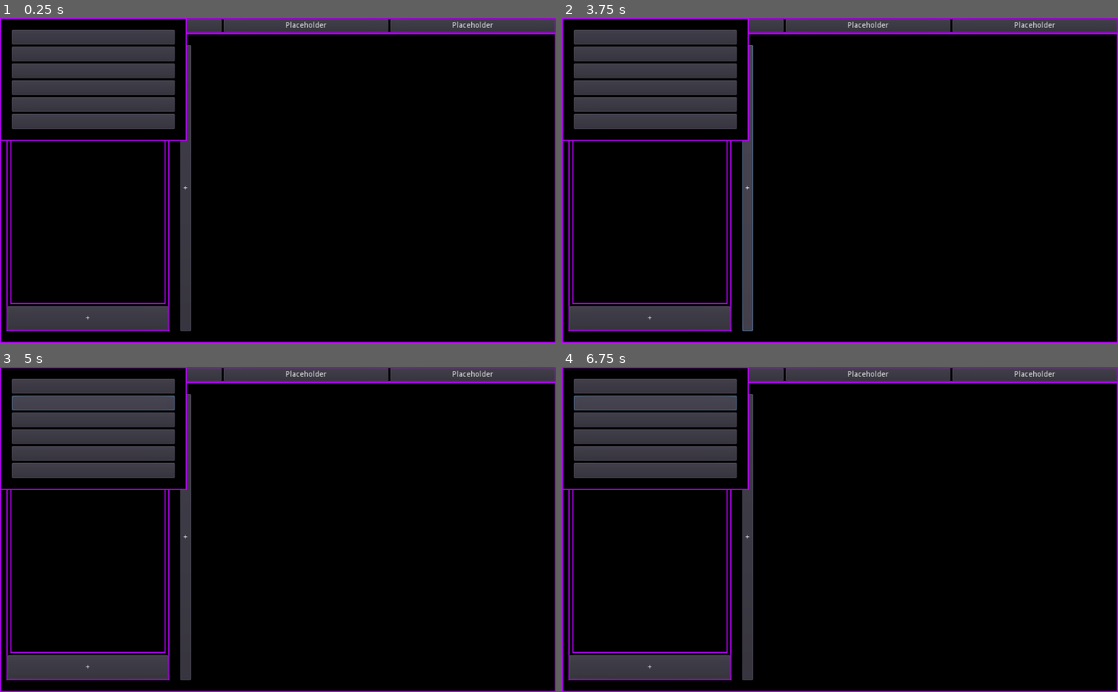
Above: before the commit, frames 1-4 (two rows, left to right).
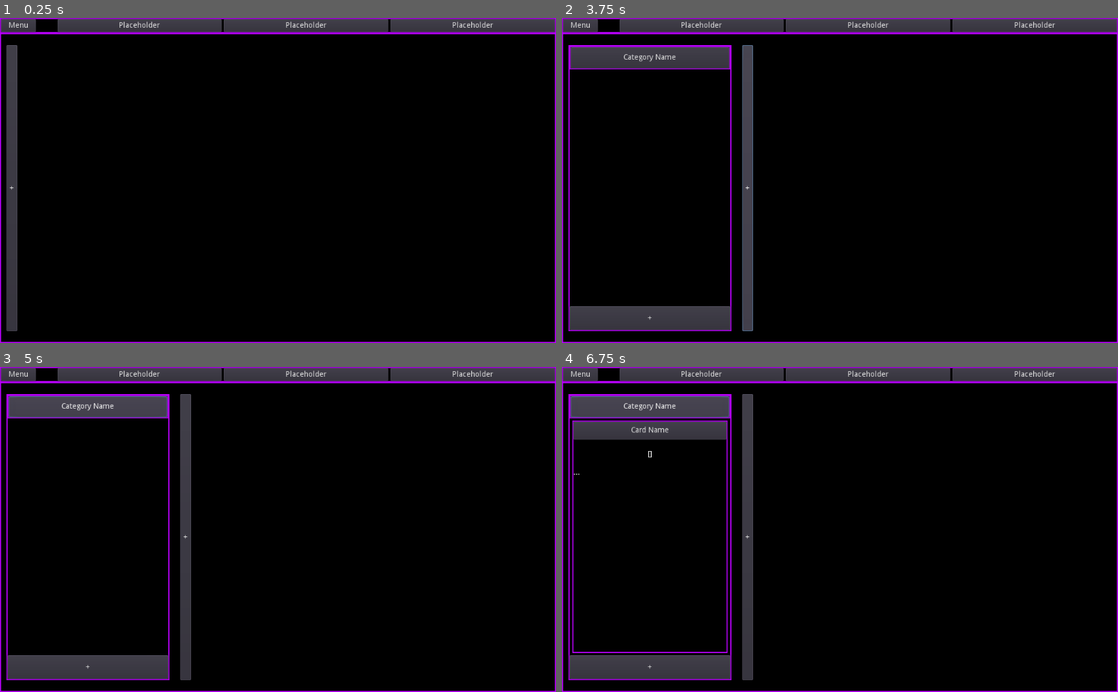
Above: after the commit, the same moments.

Repository: QueenOfSquiggles/cards-forever
Game: Godot game, scene res://Scenes/MainScreen.tscn
The game is run twice, just before and just after one commit, with the same random seed, the same clock (stepped at 60 frames per second) and the same inputs.
Inputs (mouse positions are in pixels of both pictures, inside the frame that each line leads up to):
- Up to frame 1 (0.25 s): no input
- Up to frame 2 (3.75 s): click "Menu" at 0.5 s; click "Placeholder" at 1.25 s; click "Placeholder" at 2 s; click "Placeholder" at 2.75 s; click "+" at 3.5 s
- Up to frame 3 (5 s): click "Category Name" at 4.25 s
- Up to frame 4 (6.75 s): click "+" at 5 s; click (656, 386) at 5.77 s; click (656, 402) at 6.52 s

The runs differ from the first frame. In frame 1, 14% of the frame differs, in the area x 0-35%, y 0-97%; in frame 2, 8.9%; in frame 3, 9.0%; in frame 4, 7.6%.

Commit message:
Project abandoned
final commit

Diff:
--- a/Scenes/CardPanel.gd
+++ b/Scenes/CardPanel.gd
@@ -6,10 +6,16 @@
 
 signal edit_pressed
 
+var data := {}
+
 func _ready() -> void:
 	lbl_title.connect("pressed", self, "emit_signal", ["edit_pressed"]) # pass button signal up a level
 
-func set_data(title : String, tags : Array, description : String) -> void:
-	lbl_title.text = title
-	lbl_tags.text = str(tags)
-	lbl_description.text = description
+func set_data(data : Dictionary) -> void:
+	self.data = data
+	lbl_title.text = data["name"]
+	lbl_tags.text = str(data["tags"])
+	lbl_description.text = data["description"]
+
+func get_index() -> int:
+	return data["index"]
--- a/Scenes/CategoryPanel.gd
+++ b/Scenes/CategoryPanel.gd
@@ -1,6 +1,7 @@
 extends PanelContainer
 
 export (NodePath) var card_list_path : NodePath
+export (PackedScene) var card_scene : PackedScene
 
 onready var title_button := $"VBoxContainer/CategoryHeader/CategoryTitle"
 
@@ -8,5 +9,37 @@
 signal edit_category_pressed(category_name)
 signal edit_card_pressed(category_name, card_name)
 
-func _ready() -> void:
-	pass
+var data := {}
+
+func set_category_data(data : Dictionary) -> void:
+	print("Creating panel with data ", data)
+	self.data = data
+	self.name = get_name()
+	var root := get_node(card_list_path)
+	for c in root.get_children():
+		root.remove_child(c)
+	var cards : Array = data["cards"]
+	for c in cards:
+		var card := card_scene.instance()
+		root.add_child(card)
+		card.set_data(c)
+	for c in root.get_children():
+		var i :int = c.get_index()
+		root.move_child(c, i)
+	title_button.text = get_name()
+
+func get_data() -> Dictionary:
+	return data
+
+func get_index() -> int:
+	return data["index"]
+
+func get_name() -> String:
+	return data["name"]
+
+func _on_BtnAddCard_pressed() -> void:
+	Model.add_card(get_name())
+
+
+func _on_CategoryTitle_pressed() -> void:
+	emit_signal("edit_category_pressed", get_name())
--- a/Scenes/CategoryPanel.tscn
+++ b/Scenes/CategoryPanel.tscn
@@ -15,6 +15,7 @@
 "_edit_use_anchors_": false
 }
 card_list_path = NodePath("VBoxContainer/CardList/MarginContainer/CardsContainer")
+card_scene = ExtResource( 1 )
 
 [node name="VBoxContainer" type="VBoxContainer" parent="."]
 margin_left = 2.0
@@ -39,12 +40,14 @@
 margin_top = 47.0
 margin_right = 296.0
 margin_bottom = 480.0
+mouse_filter = 1
 size_flags_horizontal = 3
 size_flags_vertical = 3
 
 [node name="MarginContainer" type="MarginContainer" parent="VBoxContainer/CardList"]
 margin_right = 296.0
 margin_bottom = 433.0
+mouse_filter = 1
 size_flags_horizontal = 3
 size_flags_vertical = 3
 custom_constants/margin_right = 5
@@ -68,3 +71,6 @@
 size_flags_vertical = 3
 size_flags_stretch_ratio = 0.1
 text = "+"
+
+[connection signal="pressed" from="VBoxContainer/CategoryHeader/CategoryTitle" to="." method="_on_CategoryTitle_pressed"]
+[connection signal="pressed" from="VBoxContainer/BtnAddCard" to="." method="_on_BtnAddCard_pressed"]
--- a/Scenes/MainScreen.tscn
+++ b/Scenes/MainScreen.tscn
@@ -13,6 +13,8 @@
 __meta__ = {
 "_edit_use_anchors_": false
 }
+category_list = NodePath("VBoxContainer/MainPanel/ScrollContainer/MarginContainer/HBoxContainer")
+category_scene = ExtResource( 1 )
 
 [node name="VBoxContainer" type="VBoxContainer" parent="."]
 anchor_right = 1.0
@@ -100,84 +102,13 @@
 size_flags_vertical = 3
 custom_constants/separation = 20
 
-[node name="CategoryPanel" parent="VBoxContainer/MainPanel/ScrollContainer/MarginContainer/HBoxContainer" instance=ExtResource( 1 )]
-margin_right = 300.0
-margin_bottom = 528.0
-
 [node name="BtnAddCategory" type="Button" parent="VBoxContainer/MainPanel/ScrollContainer/MarginContainer/HBoxContainer"]
-margin_left = 320.0
-margin_right = 340.0
+margin_right = 20.0
 margin_bottom = 528.0
 text = "+"
 
-[node name="LoadSavePanel" type="PanelContainer" parent="."]
-margin_right = 344.0
-margin_bottom = 227.0
-size_flags_vertical = 3
-__meta__ = {
-"_edit_use_anchors_": false
-}
-
-[node name="MarginContainer" type="MarginContainer" parent="LoadSavePanel"]
-margin_left = 2.0
-margin_top = 2.0
-margin_right = 342.0
-margin_bottom = 225.0
-size_flags_horizontal = 3
-size_flags_vertical = 3
-custom_constants/margin_right = 20
-custom_constants/margin_top = 20
-custom_constants/margin_left = 20
-custom_constants/margin_bottom = 20
-
-[node name="VBoxContainer" type="VBoxContainer" parent="LoadSavePanel/MarginContainer"]
-margin_left = 20.0
-margin_top = 20.0
-margin_right = 320.0
-margin_bottom = 203.0
-rect_min_size = Vector2( 300, 0 )
-size_flags_vertical = 3
-
-[node name="Button" type="Button" parent="LoadSavePanel/MarginContainer/VBoxContainer"]
-margin_right = 300.0
-margin_bottom = 27.0
-size_flags_horizontal = 3
-size_flags_vertical = 3
-
-[node name="Button2" type="Button" parent="LoadSavePanel/MarginContainer/VBoxContainer"]
-margin_top = 31.0
-margin_right = 300.0
-margin_bottom = 58.0
-size_flags_horizontal = 3
-size_flags_vertical = 3
-
-[node name="Button3" type="Button" parent="LoadSavePanel/MarginContainer/VBoxContainer"]
-margin_top = 62.0
-margin_right = 300.0
-margin_bottom = 89.0
-size_flags_horizontal = 3
-size_flags_vertical = 3
-
-[node name="Button4" type="Button" parent="LoadSavePanel/MarginContainer/VBoxContainer"]
-margin_top = 93.0
-margin_right = 300.0
-margin_bottom = 120.0
-size_flags_horizontal = 3
-size_flags_vertical = 3
-
-[node name="Button5" type="Button" parent="LoadSavePanel/MarginContainer/VBoxContainer"]
-margin_top = 124.0
-margin_right = 300.0
-margin_bottom = 151.0
-size_flags_horizontal = 3
-size_flags_vertical = 3
-
-[node name="Button6" type="Button" parent="LoadSavePanel/MarginContainer/VBoxContainer"]
-margin_top = 155.0
-margin_right = 300.0
-margin_bottom = 183.0
-size_flags_horizontal = 3
-size_flags_vertical = 3
-
 [node name="SaveData" type="Node" parent="."]
 script = ExtResource( 4 )
+
+[connection signal="pressed" from="VBoxContainer/Header/HBoxContainer/MenuButton" to="." method="_on_MenuButton_pressed"]
+[connection signal="pressed" from="VBoxContainer/MainPanel/ScrollContainer/MarginContainer/HBoxContainer/BtnAddCategory" to="." method="_on_BtnAddCategory_pressed"]
--- a/Scripts/controller/Controller.gd
+++ b/Scripts/controller/Controller.gd
@@ -6,6 +6,56 @@
 	if not save.meta_data.last_loaded.empty():
 		# if there is a previously loaded board, open that one
 		save.load_model(save.meta_data.last_loaded)
+	Model.connect("on_model_changed", self, "refresh_view")
 
-func _input(event: InputEvent) -> void:
+"""
+---------------------------------------
+	VIEW
+---------------------------------------
+"""
+export (NodePath) var category_list : NodePath
+export (PackedScene) var category_scene : PackedScene
+
+
+func refresh_view() -> void:
+	var root := get_node(category_list)
+	for i in root.get_children():
+		if not i is Button:
+			root.remove_child(i)
+	var categories := Model.get_categories()
+	for c in categories:
+		var cat := category_scene.instance()
+		root.add_child(cat)
+		cat.name = c["name"]
+		cat.set_category_data(c)
+	for c in root.get_children():
+		if c is Button:
+			root.move_child(c, root.get_child_count()-1)
+		else:
+			root.move_child(c, c.get_index())
+			(c as PanelContainer).connect("mouse_entered", self, "set_mouseover_panel", [c])
+			(c as PanelContainer).connect("mouse_exited", self, "set_mouseover_panel", [null])
+
+
+"""
+---------------------------------------
+	CONTROLLER
+---------------------------------------
+"""
+
+var mouse_current_panel : Control
+var mouse_current_card : Control
+
+func set_mouseover_panel(panel : Control) -> void:
+	mouse_current_panel = panel
+	if mouse_current_panel != null:
+		print("Current mouseover panel : ", panel.name)
+
+func set_mouseover_card(card : Control) -> void:
+	mouse_current_card = card
+
+func _on_BtnAddCategory_pressed() -> void:
+	Model.add_category()
+
+func _on_MenuButton_pressed() -> void:
 	pass
--- a/Scripts/model/Model.gd
+++ b/Scripts/model/Model.gd
@@ -61,6 +61,12 @@
 				return [cat_index, i]
 	return []
 
+func get_cards(category_name : String) -> Array:
+	var cat_index := find_category(category_name)
+	if cat_index != -1:
+		return model_data["categories"][cat_index]["cards"]
+	return []
+
 """
 - - - - - - - - - - - - - - - - - - - - - - - - - - - - - - -
 	CATEGORIES
@@ -89,6 +95,9 @@
 		if entry.name == name:
 			return i
 	return -1
+
+func get_categories() -> Array:
+	return model_data["categories"]
 """
 - - - - - - - - - - - - - - - - - - - - - - - - - - - - - - -
 	MODEL
